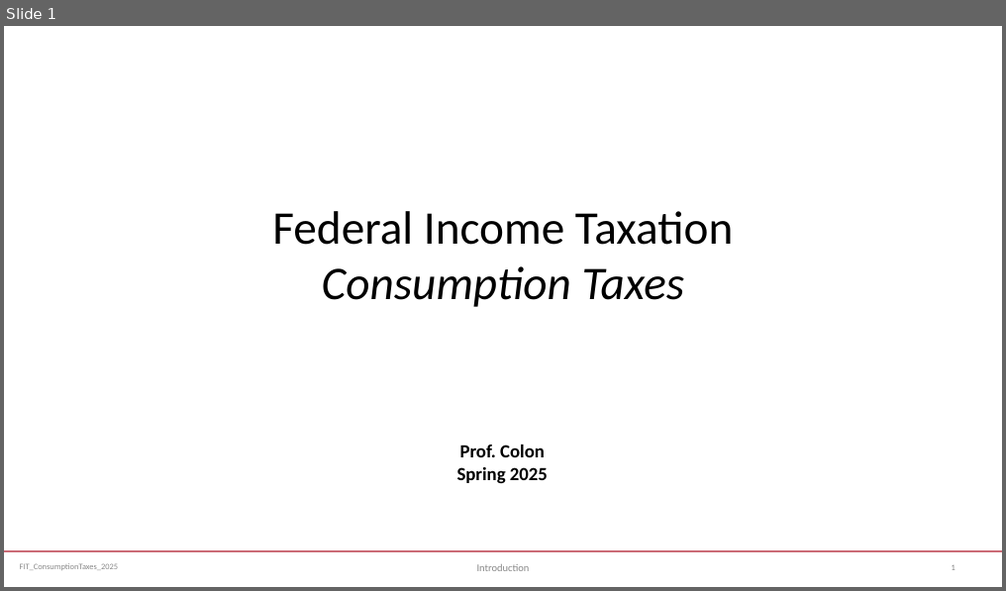
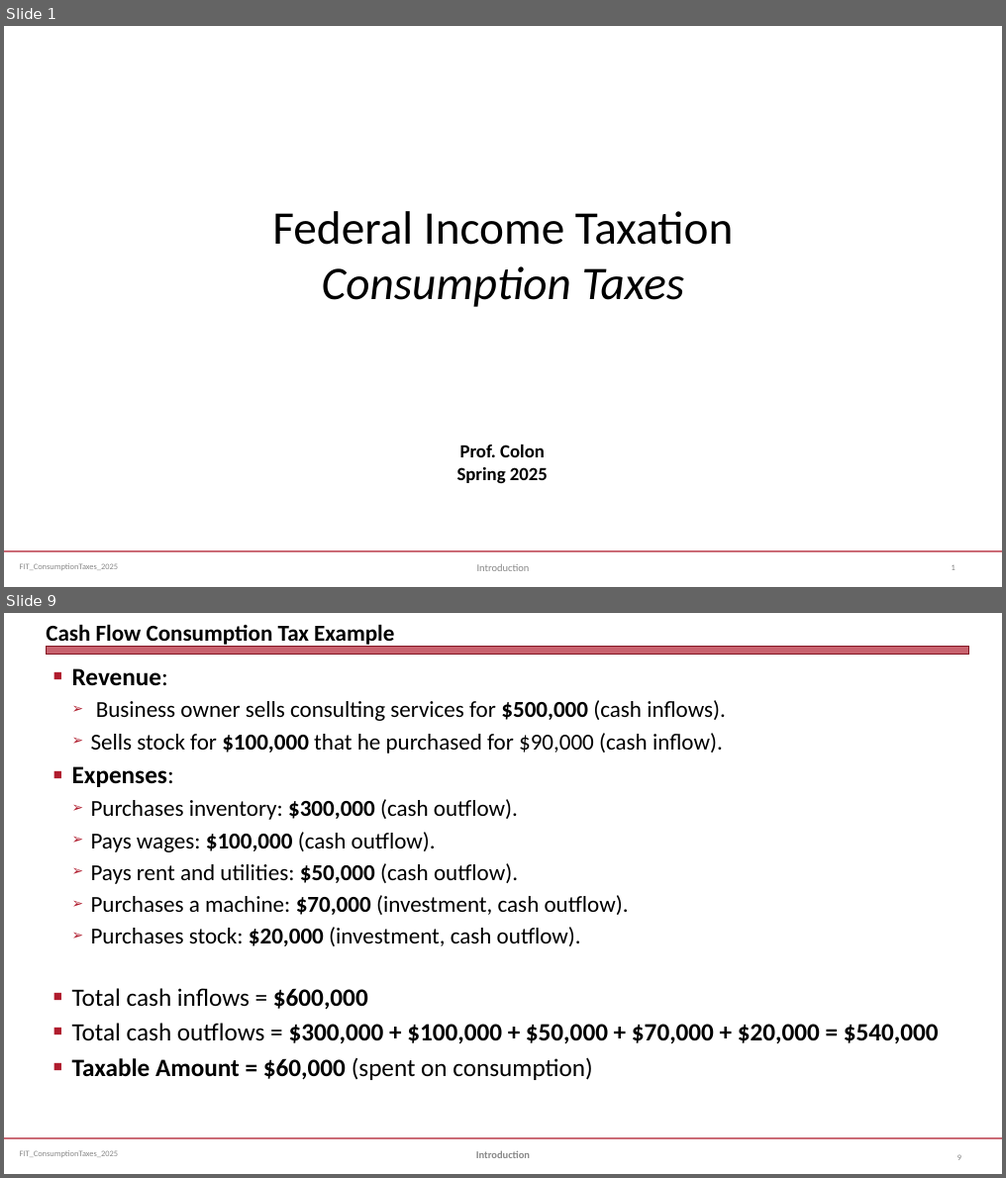
Before and after one commit to jmc877/Fed-Income-Tax, a slide deck: slides/FIT_ConsumptionTaxes_2025S.pptx. Shown one above the other, each under a label of ours: slide 1 before the commit, slides 1 and 9 after it; the slides between them are not shown. The pictures are 1006x591 and 1006x1178 pixels, drawn with LibreOffice and Linux fonts; fonts in the diff are those of the drawing. Boxes give left, top, right and bottom in pixels: in the first picture for what was removed or moved away, otherwise in the second. Text is boxed around its words. In the diff, an @@ line names an element or a change of style, - is before the commit and + after.

```diff
--- a/slides/FIT_ConsumptionTaxes_2025S.pptx
+++ b/slides/FIT_ConsumptionTaxes_2025S.pptx
@@ slide 9 added at <box>4,613,1002,1174</box>, background #FFFFFF; not listed: 2 template elements that a slide beside it also shows @@
@@ title added at <box>46,624,394,648</box>, 22 pt, text #000000, bold @@
+Cash Flow Consumption Tax Example
@@ rectangle added at <box>46,647,969,655</box>, fill #B01C2E at 69% opacity, outline #821522 0 pt @@
@@ text added at <box>72,668,939,1080</box>, 22 pt, text #000000 @@
+■ Revenue:
+  ➢ Business owner sells consulting services for $500,000 (cash inflows).
+  ➢ Sells stock for $100,000 that he purchased for $90,000 (cash inflow).
+■ Expenses:
+  ➢ Purchases inventory: $300,000 (cash outflow).
+  ➢ Pays wages: $100,000 (cash outflow).
+  ➢ Pays rent and utilities: $50,000 (cash outflow).
+  ➢ Purchases a machine: $70,000 (investment, cash outflow).
+  ➢ Purchases stock: $20,000 (investment, cash outflow).
+■ Total cash inflows = $600,000
+■ Total cash outflows = $300,000 + $100,000 + $50,000 + $70,000 + $20,000 = $540,000
+■ Taxable Amount = $60,000 (spent on consumption)
@@ text added at <box>476,1151,530,1158</box>, 10 pt, text #898989, bold @@
+Introduction
@@ page number added at <box>957,1156,961,1160</box>, 8 pt, text #808080 @@
+9
```
Also in this commit, not shown: 2 slides changed, 14 other slides added, 1 other file.
